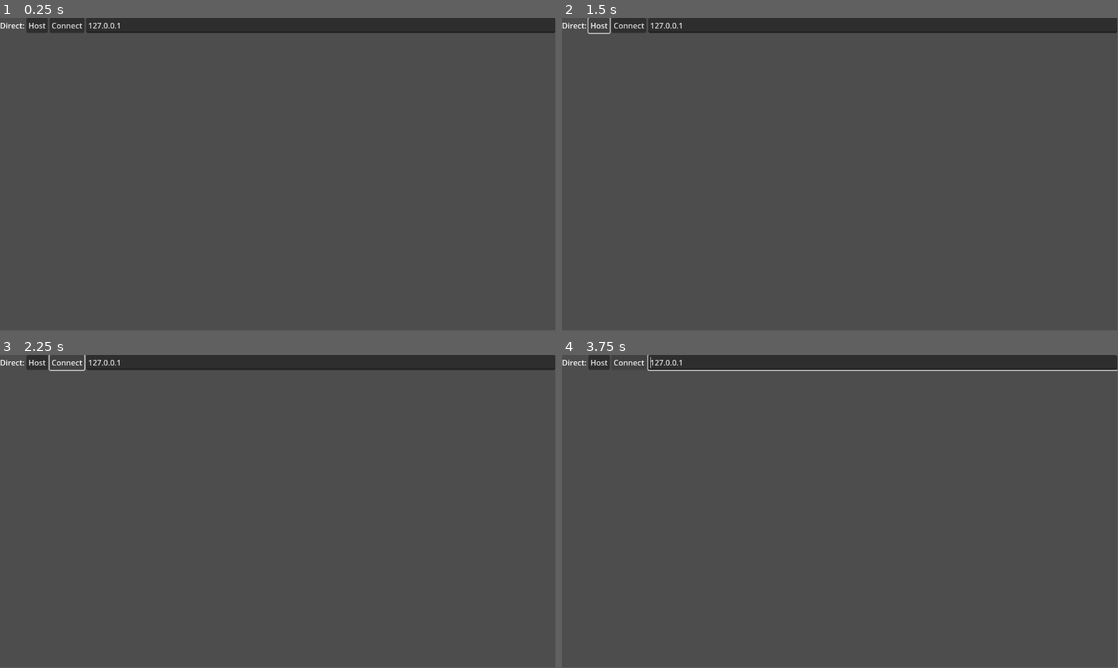
Above: before the commit, frames 1-4 (two rows, left to right).
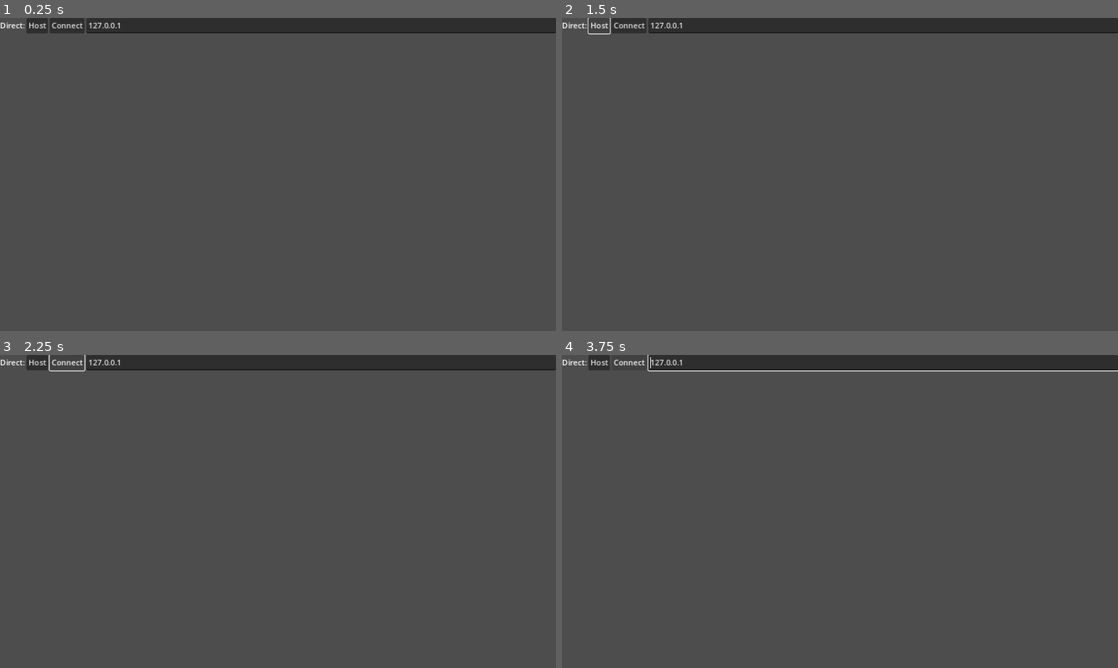
Above: after the commit, the same moments.

Repository: ilyaev/godot-snake-world
Game: Godot game, scene res://multiplayer.tscn
Same seed, same stepped clock (60 frames per second), same inputs: the game is played once before the commit and once after it.
Inputs:
- Up to frame 1 (0.25 s): no input
- Up to frame 2 (1.5 s): tap Enter (ui_accept) at 0.5, 0.77 s; hold Right (ui_right) 0.53-1.25 s; click "Host" at 1.25 s
- Up to frame 3 (2.25 s): click "Connect" at 2 s
- Up to frame 4 (3.75 s): hold Down (ui_down) 2.78-3.53 s; hold Right (ui_right) from 3.53 s (still down)
In our replay, the window is 799x449 before the commit and 800x450 after it. These sizes can differ from the game's own. Grey fills any space a smaller window leaves; there, only what the larger window draws over its background counts as a difference.

The runs differ from the first frame. In frame 1, 0.1% of the frame differs, in the area x 0-100%, y 0-5%; in frame 2, 0.2%; in frame 3, 0.2%; in frame 4, 0.5%, in the area x 0-100%, y 0-6%.

Commit message:
feat: some more shaders

Diff:
--- /dev/null
+++ b/back.gdshader
@@ -0,0 +1,37 @@
+shader_type spatial;
+
+void vertex() {
+	// Called for every vertex the material is visible on.
+}
+
+float n21(vec2 n) {
+    return fract(sin(dot(n, vec2(12.9898 + floor(1.), 4.1414))) * 43758.5453);
+}
+
+vec3 draw_background(vec2 cuv, float T, float cells) {
+	vec2 speed = vec2(T*.05, T*.001) * -1.;
+	speed /= cells / 80.;
+	vec2 uv = fract((cuv - speed) * cells);
+	vec2 id = floor((cuv - speed) * cells);
+
+	float n = n21(id + cells);
+
+	float d = length(uv - .5 + vec2(fract(n*12.22)*.8 - .4, fract(n*1222.3322)*.8 - .4));
+
+	if (n < .97) {
+		return vec3(0.);
+	}
+
+	float size = .05 + 0.05*fract(n*32.332) - .0025;
+
+	return vec3(1.) * smoothstep(.1, 1., (size/2.)/pow(d, 1.2));
+}
+
+void fragment() {
+	ROUGHNESS = 0.;
+	ALBEDO = draw_background(UV, TIME, 80.*2.) + draw_background(UV, TIME, 160.*2.) + draw_background(UV, TIME, 180.*2.);
+}
+
+void light() {
+	// Called for every pixel for every light affecting the material.
+}
--- a/board.gdshader
+++ b/board.gdshader
@@ -1,13 +1,11 @@
 shader_type spatial;
 
-uniform sampler2D noise : filter_nearest;
+uniform sampler2D level : filter_nearest;
+uniform sampler2D noise;
+uniform float disolve;
 
 float n21(vec2 n) {
     return fract(sin(dot(n, vec2(12.9898 + floor(1.), 4.1414))) * 43758.5453);
-}
-
-float noise21(vec2 n) {
-	return texture(noise, n).r;
 }
 
 vec3 draw_background(vec2 cuv, float T, float cells) {
@@ -35,7 +33,7 @@
 	vec2 uv = fract(UV*size);
 	vec2 id = floor(UV*size);
 
-	float n = texture(noise, UV).r;
+	float n = texture(level, UV).r;
 
 	float line = .07;
 
@@ -52,9 +50,25 @@
 
 	ALBEDO = vec3(.9, .3, .1)*border*.2;
 
-	if (border == 0.) {
-		ROUGHNESS = 0.;
-		ALBEDO = draw_background(UV, TIME, 80) + draw_background(UV, TIME, 160) + draw_background(UV, TIME, 180);
+	float plasma_scale = TIME * .3;
+
+	vec3 t = texture(noise, UV/2. + vec2(TIME * -0.01, sin(TIME)*.01)).rgb;
+	vec3 p = max(step(.4+sin(plasma_scale)*.1, t)*.1, step(.6+cos(plasma_scale)*.1, t)*.2);
+	p = max(p, step(8.+cos(plasma_scale+sin(plasma_scale))*.1, t)*.3);
+	ALBEDO -= mix(vec3(0.), ALBEDO, p.r)*3.;
+	ALBEDO -= t*.025;
+
+	if (disolve > 0.) {
+		ALBEDO = step(disolve,texture(noise, UV*2.).rgb) * ALBEDO;
 	}
 
+
+
+	if (ALBEDO.r == 0. || border == 0.) {
+		ALBEDO = draw_background(UV, TIME, 80) + draw_background(UV, TIME, 160) + draw_background(UV, TIME, 180);
+	} else {
+		ROUGHNESS = ALBEDO.r;
+	}
+
+
 }
--- a/field.gd
+++ b/field.gd
@@ -1,4 +1,3 @@
-@tool
 extends Node3D
 class_name Field
 
@@ -20,7 +19,7 @@
 	# Connect camera to player position
 	Events.PLAYER_POSITION.connect(func (pos): $Camera.position = Vector3(pos.x, pos.y, $Camera.position.z))
 
-	$board.get_active_material(0).set_shader_parameter("noise", noise_texture)
+	$board.get_active_material(0).set_shader_parameter("level", noise_texture)
 
 	if not multiplayer.is_server():
 		return
@@ -120,7 +119,7 @@
 	if state == 'PlayerEliminated':
 		if player.player == multiplayer.get_unique_id():
 			$StateMachine.transit("FieldGameover")
-	print([player.player, current_state + ' -> ' + state])
+	#print([player.player, current_state + ' -> ' + state])
 
 func on_player_cell_change(cell_pos, player):
 	if !multiplayer.is_server():
--- a/field.tscn
+++ b/field.tscn
@@ -1,13 +1,23 @@
-[gd_scene load_steps=21 format=3 uid="uid://b1psoaww4dkmv"]
+[gd_scene load_steps=28 format=3 uid="uid://b1psoaww4dkmv"]
 
 [ext_resource type="Script" path="res://field.gd" id="1_a1q4k"]
 [ext_resource type="PackedScene" uid="uid://cw8w6clmxedi6" path="res://player.tscn" id="2_yh3il"]
 [ext_resource type="Shader" path="res://board.gdshader" id="3_6dudo"]
+[ext_resource type="Shader" path="res://back.gdshader" id="4_82mon"]
 [ext_resource type="Texture2D" uid="uid://bd0ewd5v5stm8" path="res://levels/level1.png" id="5_1rdm2"]
 [ext_resource type="Script" path="res://states/state_machine.gd" id="5_8eoi3"]
 [ext_resource type="Script" path="res://states/field_start.gd" id="6_gd6xd"]
+[ext_resource type="Shader" path="res://wall.gdshader" id="6_t1cal"]
 [ext_resource type="Script" path="res://states/field_game.gd" id="7_ioieq"]
 [ext_resource type="Script" path="res://states/field_gameover.gd" id="8_mswy3"]
+
+[sub_resource type="ShaderMaterial" id="ShaderMaterial_iiyic"]
+render_priority = 0
+shader = ExtResource("4_82mon")
+
+[sub_resource type="QuadMesh" id="QuadMesh_i23sf"]
+material = SubResource("ShaderMaterial_iiyic")
+size = Vector2(80, 80)
 
 [sub_resource type="FastNoiseLite" id="FastNoiseLite_lsepe"]
 
@@ -40,9 +50,22 @@
 "update": 0,
 "values": [0.0]
 }
+tracks/1/type = "value"
+tracks/1/imported = false
+tracks/1/enabled = true
+tracks/1/path = NodePath("%screen/../../board:mesh:material:shader_parameter/disolve")
+tracks/1/interp = 1
+tracks/1/loop_wrap = true
+tracks/1/keys = {
+"times": PackedFloat32Array(0),
+"transitions": PackedFloat32Array(1),
+"update": 0,
+"values": [2.08165e-12]
+}
 
 [sub_resource type="Animation" id="Animation_vggfv"]
 resource_name = "fade"
+length = 0.7
 tracks/0/type = "value"
 tracks/0/imported = false
 tracks/0/enabled = true
@@ -50,10 +73,22 @@
 tracks/0/interp = 1
 tracks/0/loop_wrap = true
 tracks/0/keys = {
-"times": PackedFloat32Array(0, 0.4, 1),
+"times": PackedFloat32Array(0, 0.3, 0.7),
 "transitions": PackedFloat32Array(1, 1, 1),
 "update": 0,
-"values": [0.0, 0.0, 1.0]
+"values": [1.0, 1.0, 0.0]
+}
+tracks/1/type = "value"
+tracks/1/imported = false
+tracks/1/enabled = true
+tracks/1/path = NodePath("%screen/../../board:mesh:material:shader_parameter/disolve")
+tracks/1/interp = 1
+tracks/1/loop_wrap = true
+tracks/1/keys = {
+"times": PackedFloat32Array(0, 0.7),
+"transitions": PackedFloat32Array(1, 1),
+"update": 0,
+"values": [2.08165e-12, 1.0]
 }
 
 [sub_resource type="Animation" id="Animation_5uwg7"]
@@ -69,7 +104,19 @@
 "times": PackedFloat32Array(0, 0.3, 0.7),
 "transitions": PackedFloat32Array(1, 1, 1),
 "update": 0,
-"values": [1.0, 1.0, 0.0]
+"values": [0.0, 0.0, 1.0]
+}
+tracks/1/type = "value"
+tracks/1/imported = false
+tracks/1/enabled = true
+tracks/1/path = NodePath("%screen/../../board:mesh:material:shader_parameter/disolve")
+tracks/1/interp = 1
+tracks/1/loop_wrap = true
+tracks/1/keys = {
+"times": PackedFloat32Array(0, 0.7),
+"transitions": PackedFloat32Array(1, 1),
+"update": 0,
+"values": [1.0, 2.08165e-12]
 }
 
 [sub_resource type="AnimationLibrary" id="AnimationLibrary_w8csh"]
@@ -79,16 +126,32 @@
 "show": SubResource("Animation_5uwg7")
 }
 
+[sub_resource type="FastNoiseLite" id="FastNoiseLite_jlru7"]
+noise_type = 3
+seed = 9
+fractal_octaves = 2
+
+[sub_resource type="NoiseTexture2D" id="NoiseTexture2D_hp20g"]
+seamless = true
+noise = SubResource("FastNoiseLite_jlru7")
+
 [sub_resource type="ShaderMaterial" id="ShaderMaterial_x2atr"]
 render_priority = 0
 shader = ExtResource("3_6dudo")
-shader_parameter/noise = ExtResource("5_1rdm2")
+shader_parameter/disolve = 2.08165e-12
+shader_parameter/level = ExtResource("5_1rdm2")
+shader_parameter/noise = SubResource("NoiseTexture2D_hp20g")
 
 [sub_resource type="QuadMesh" id="QuadMesh_ylyq7"]
 material = SubResource("ShaderMaterial_x2atr")
 size = Vector2(40, 40)
 
+[sub_resource type="ShaderMaterial" id="ShaderMaterial_gxxba"]
+render_priority = 0
+shader = ExtResource("6_t1cal")
+
 [sub_resource type="BoxMesh" id="BoxMesh_ir1tk"]
+material = SubResource("ShaderMaterial_gxxba")
 size = Vector3(42, 1, 1)
 
 [sub_resource type="BoxShape3D" id="BoxShape3D_apf7b"]
@@ -97,11 +160,16 @@
 [node name="World" type="Node3D"]
 script = ExtResource("1_a1q4k")
 player_scene = ExtResource("2_yh3il")
-slate_colors = Array[Color]([Color(0.596078, 0, 0, 1), Color(0, 0.721569, 0, 1), Color(0, 0, 0.980392, 1)])
+slate_colors = Array[Color]([Color(1, 0.184314, 0.137255, 1), Color(0, 0.760784, 0, 1), Color(0.415686, 0.415686, 0.415686, 1)])
 noise_texture = ExtResource("5_1rdm2")
 metadata/dimension = Vector2(0, 0)
 
 [node name="Players" type="Node3D" parent="."]
+
+[node name="back" type="MeshInstance3D" parent="."]
+transform = Transform3D(1, 0, 0, 0, 1, 0, 0, 0, 1, 0, 0, -0.97367)
+mesh = SubResource("QuadMesh_i23sf")
+skeleton = NodePath("../Camera")
 
 [node name="Camera" type="Camera3D" parent="."]
 transform = Transform3D(1, 0, 0, 0, 1, 0, 0, 0, 1, 0, 0, 12.5537)
@@ -111,6 +179,7 @@
 [node name="screen" type="MeshInstance3D" parent="Camera"]
 unique_name_in_owner = true
 transform = Transform3D(1, 0, 0, 0, 1, 0, 0, 0, 1, 0, 0, -9.3266)
+visible = false
 cast_shadow = 0
 gi_mode = 0
 mesh = SubResource("QuadMesh_3h23r")
@@ -126,12 +195,13 @@
 spawn_path = NodePath("../Players")
 
 [node name="OmniLight3D" type="OmniLight3D" parent="."]
-transform = Transform3D(1, 0, 0, 0, 1, 0, 0, 0, 1, 0, 0, 5.93829)
-light_energy = 4.0
-omni_range = 23.175
+transform = Transform3D(1, 0, 0, 0, 1, 0, 0, 0, 1, 0, 0, 9.46091)
+light_specular = 0.0
+omni_range = 30.0
+omni_attenuation = 0.0384733
 
 [node name="DirectionalLight3D" type="DirectionalLight3D" parent="."]
-transform = Transform3D(-0.840985, -0.539857, 0.0360349, -0.344182, 0.585175, 0.73424, -0.417471, 0.605083, -0.677933, 0.957167, 0, 8.06103)
+transform = Transform3D(-0.840985, -0.539857, 0.0360349, -0.344182, 0.585175, 0.73424, -0.417471, 0.605083, -0.677933, 0.957167, 0, 26.7304)
 light_energy = 2.0
 light_indirect_energy = 3.262
 shadow_enabled = true
@@ -172,6 +242,7 @@
 transform = Transform3D(-4.37114e-08, -1, 3.48787e-16, 1, -4.37114e-08, -3.48787e-16, 3.48787e-16, 3.48787e-16, 1, 20.5, 2.08165e-12, 0.523)
 
 [node name="MeshInstance3D" type="MeshInstance3D" parent="board/Right"]
+transform = Transform3D(1, 1.21652e-31, 0, 1.21652e-31, 1, 0, 0, 0, 1, 0, 0, 0)
 mesh = SubResource("BoxMesh_ir1tk")
 
 [node name="CollisionShape3D" type="CollisionShape3D" parent="board/Right"]
--- a/food.tscn
+++ b/food.tscn
@@ -260,6 +260,7 @@
 
 [node name="MeshSlate" type="MeshInstance3D" parent="MeshBox"]
 transform = Transform3D(0.853553, -0.146447, 0.5, 0.5, 0.5, -0.707106, -0.146447, 0.853553, 0.5, 0, 0, 0)
+visible = false
 mesh = SubResource("BoxMesh_ww8jd")
 
 [node name="CollisionShape3D" type="CollisionShape3D" parent="."]
--- a/player.gd
+++ b/player.gd
@@ -99,6 +99,7 @@
 
 	$Label.set_text(str(multiplayer.get_unique_id()))
 
+
 	# Rotate head toward direction
 	var direction = $PlayerInput.direction
 	if !first_head:
@@ -110,6 +111,11 @@
 		first_head = false
 	if first_head:
 		direction = $head.position - first_head.position
+		var camera = get_parent().get_parent().get_node("Camera")
+		var screen_pos = camera.unproject_position($Tails.get_child(0).global_transform.origin)
+		$Title.set_position(screen_pos)
+		if is_active():
+			$Title.show()
 	$head.basis = Basis().rotated(Vector3.FORWARD, direction.signed_angle_to(Vector3.UP, Vector3.BACK) - PI/2)
 
 func spawn_control():
--- a/player.tscn
+++ b/player.tscn
@@ -50,6 +50,11 @@
 material = SubResource("ShaderMaterial_pp5e7")
 size = Vector3(0.9, 0.9, 0.9)
 
+[sub_resource type="LabelSettings" id="LabelSettings_8a5xg"]
+font_size = 32
+outline_size = 2
+outline_color = Color(0.964706, 0.443137, 0.313726, 1)
+
 [node name="Player" type="Node3D"]
 script = ExtResource("1_hwwnj")
 
@@ -94,6 +99,7 @@
 
 [node name="slate" type="MeshInstance3D" parent="head"]
 transform = Transform3D(0.853553, -0.146447, 0.5, 0.5, 0.5, -0.707107, -0.146447, 0.853553, 0.5, 1.02913, -0.0188869, 0.00545347)
+visible = false
 mesh = SubResource("BoxMesh_xtgu3")
 
 [node name="StateMachine" type="Node" parent="." node_paths=PackedStringArray("initial_state")]
@@ -112,5 +118,15 @@
 script = ExtResource("8_h3p41")
 player = NodePath("../..")
 
+[node name="Title" type="Label" parent="."]
+visible = false
+offset_left = 255.0
+offset_top = 38.0
+offset_right = 415.0
+offset_bottom = 83.0
+text = "Snake"
+label_settings = SubResource("LabelSettings_8a5xg")
+horizontal_alignment = 1
+
 [connection signal="synchronized" from="ServerSynchronizer" to="." method="_on_server_synchronizer_synchronized"]
 [connection signal="spawned" from="MultiplayerSpawner" to="." method="_on_multiplayer_spawner_spawned"]
--- a/project.godot
+++ b/project.godot
@@ -17,3 +17,8 @@
 [autoload]
 
 Events="*res://events.gd"
+
+[display]
+
+window/stretch/mode="canvas_items"
+window/stretch/aspect="expand"
--- a/slate.tscn
+++ b/slate.tscn
@@ -25,10 +25,10 @@
 
 [node name="slate" type="MeshInstance3D"]
 transform = Transform3D(1, 0, 0, 0, 1, 0, 0, 0, 1, 1.07, 0.93, 0.001)
-instance_shader_parameters/color = Color(0.6, 0.470588, 0.34902, 1)
+instance_shader_parameters/color = Color(0.870588, 0.137255, 0.486275, 1)
 mesh = SubResource("QuadMesh_yi1hh")
 script = ExtResource("1_ldu3i")
-color = Color(0.6, 0.470588, 0.34902, 1)
+color = Color(0.870588, 0.137255, 0.486275, 1)
 
 [node name="MultiplayerSynchronizer" type="MultiplayerSynchronizer" parent="."]
 replication_config = SubResource("SceneReplicationConfig_fttkh")
--- a/states/field_gameover.gd
+++ b/states/field_gameover.gd
@@ -4,7 +4,7 @@
 @export var field : Field
 
 func Enter():
-	get_parent().get_node("%screen").get_node("AnimationPlayer").play("show")
+	get_parent().get_node("%screen").get_node("AnimationPlayer").play("fade")
 	get_parent().get_node("%screen").show()
 	await get_tree().create_timer(.7).timeout
 	get_parent().transit("FieldStart")
--- a/states/field_start.gd
+++ b/states/field_start.gd
@@ -6,7 +6,7 @@
 func Enter():
 	var screen = field.get_node("%screen")
 	screen.show()
-	screen.get_node("AnimationPlayer").play("fade")
+	screen.get_node("AnimationPlayer").play("show")
 
 func Exit():
 	field.get_node("%screen").hide()
--- a/states/player_eliminated.gd
+++ b/states/player_eliminated.gd
@@ -5,6 +5,7 @@
 
 
 func Enter():
+	player.get_node("Title").hide()
 	player.get_node("head/slate").hide()
 	for tail in player.get_node("Tails").get_children():
 		tail.explode()
@@ -13,6 +14,7 @@
 	await get_tree().create_timer(1.).timeout
 	player.pos = Vector3(randi_range(-5,5),randi_range(-5,5),0)
 	player.get_node("head").position = player.pos
+
 	get_parent().transit("PlayerNormal")
 
 
--- a/states/player_normal.gd
+++ b/states/player_normal.gd
@@ -5,6 +5,7 @@
 
 func Enter():
 	player.get_node("head/slate").hide()
+	#player.get_node("Title").show()
 
 func Exit():
 	pass
--- a/tail_boom.gdshader
+++ b/tail_boom.gdshader
@@ -5,11 +5,11 @@
 }
 
 void fragment() {
-	vec2 uv = UV;
+	vec2 uv = UV+vec2(sin(TIME*10.)*.2, cos(TIME*10.)*.2);
 	vec3 color = vec3(.9, .3, .2);
 	float d = length(abs(uv-.5));
-	ALBEDO = 1.4/pow(d,2.2) * color;
-	//ALPHA = 1. - step(ALBEDO.r,.00001);
+	ALBEDO = 1.2/pow(d,1.8) * color;
+	ALPHA = step(d, .3);
 }
 
 void light() {
--- a/tail_boom.tscn
+++ b/tail_boom.tscn
@@ -11,7 +11,14 @@
 linear_accel_max = 37.34
 radial_accel_min = 25.3
 radial_accel_max = 59.03
-scale_max = 2.0
+scale_max = 6.0
+turbulence_noise_strength = 3.13
+turbulence_noise_speed = Vector3(1, 3, 2.08165e-12)
+turbulence_noise_speed_random = 0.4
+turbulence_influence_min = 0.28
+turbulence_influence_max = 0.41
+turbulence_initial_displacement_min = -5.6
+turbulence_initial_displacement_max = 9.0
 
 [sub_resource type="ShaderMaterial" id="ShaderMaterial_gn6nt"]
 render_priority = 0
--- /dev/null
+++ b/wall.gdshader
@@ -0,0 +1,23 @@
+shader_type spatial;
+
+void vertex() {
+	// Called for every vertex the material is visible on.
+}
+
+float n21(vec2 n) {
+    return fract(sin(dot(n, vec2(12.9898 + floor(1.), 4.1414))) * 43758.5453);
+}
+
+void fragment() {
+	vec2 uv = fract(UV * vec2(3.,2.) + vec2(TIME*.2, 0.5));
+
+	vec3 col = vec3(.9, .3, .1);
+
+	ALBEDO = .05/pow(abs(uv.x-.5), 1.3+abs(uv.y-.5)) * col;
+	//ALBEDO = max(ALBEDO, .1/pow(abs(uv.y-.0), 1.) * col);
+	//ALBEDO = max(vec3(.9,.3,.1), ALBEDO);
+}
+
+void light() {
+	// Called for every pixel for every light affecting the material.
+}
Not shown: 1 places in player.tscn that only renumber resources
